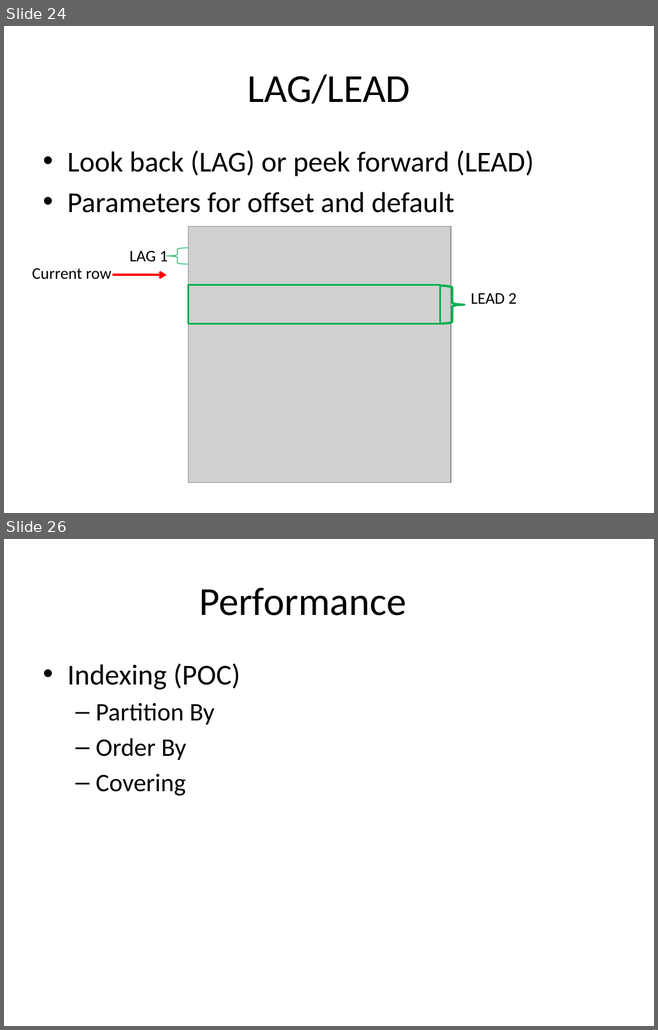
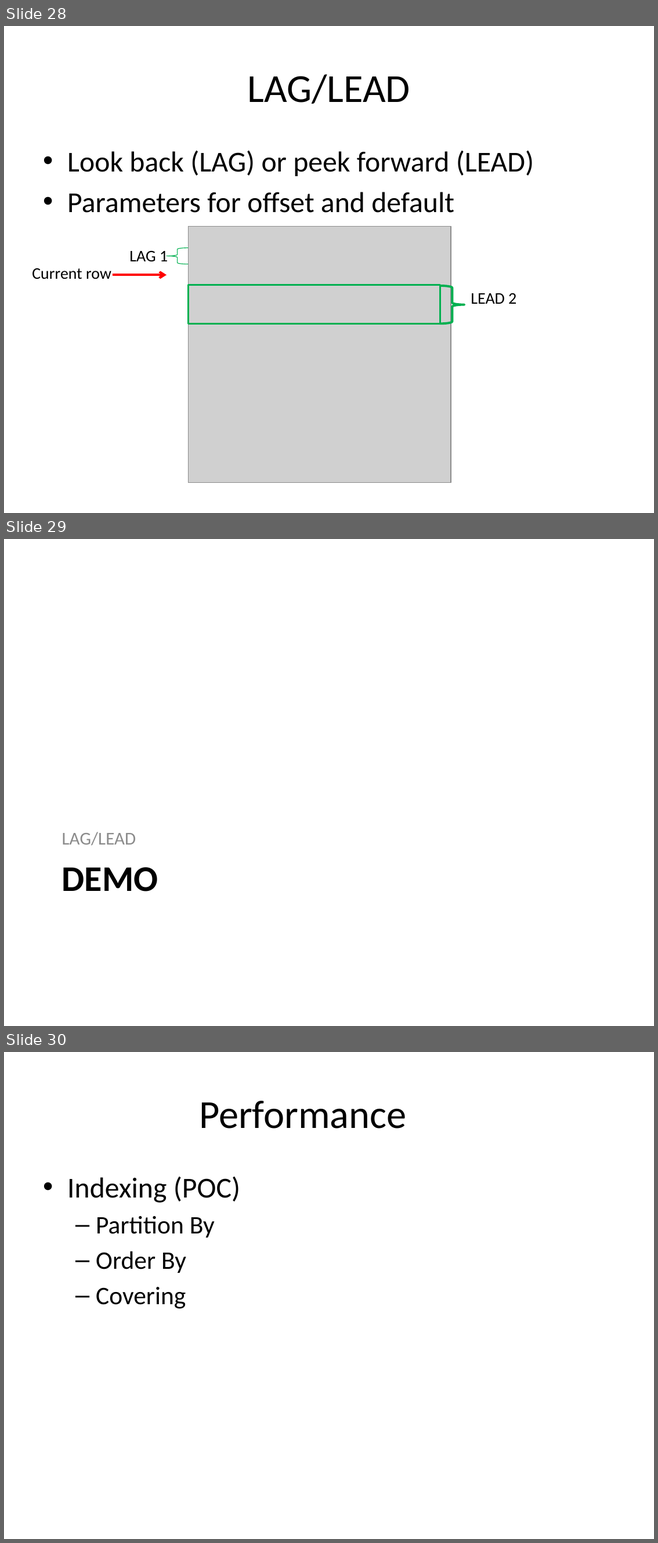
Before and after one commit to reachanu21/T-SQLWindowing, a slide deck: Presentation/TSQL_Windowing.pptx. Shown one above the other, each under a label of ours: slides 24 and 26 before the commit, slides 28, 29 and 30 after it; the slides between them are not shown. The pictures are 658x1030 and 658x1543 pixels, drawn with LibreOffice and Linux fonts; fonts in the diff are those of the drawing; grey boxes stand for pictures. Boxes give left, top, right and bottom in pixels: in the first picture for what was removed or moved away, otherwise in the second. Text is boxed around its words. In the diff, an @@ line names an element or a change of style, - is before the commit and + after.

```diff
--- a/Presentation/TSQL_Windowing.pptx
+++ b/Presentation/TSQL_Windowing.pptx
@@ slide 29 added at (4, 539, 654, 1026), background #FFFFFF @@
@@ text added at (62, 832, 136, 845), 20 pt, text #8C8C8C @@
+LAG/LEAD
@@ title added at (62, 867, 158, 892), 40 pt, text #000000, bold @@
+DEMO
@@ what was slide 24 is now slide 28 @@
@@ what was slide 26 is now slide 30 @@
```
Also in this commit, not shown: 9 slides changed, 4 other slides added, 1 slide removed.
